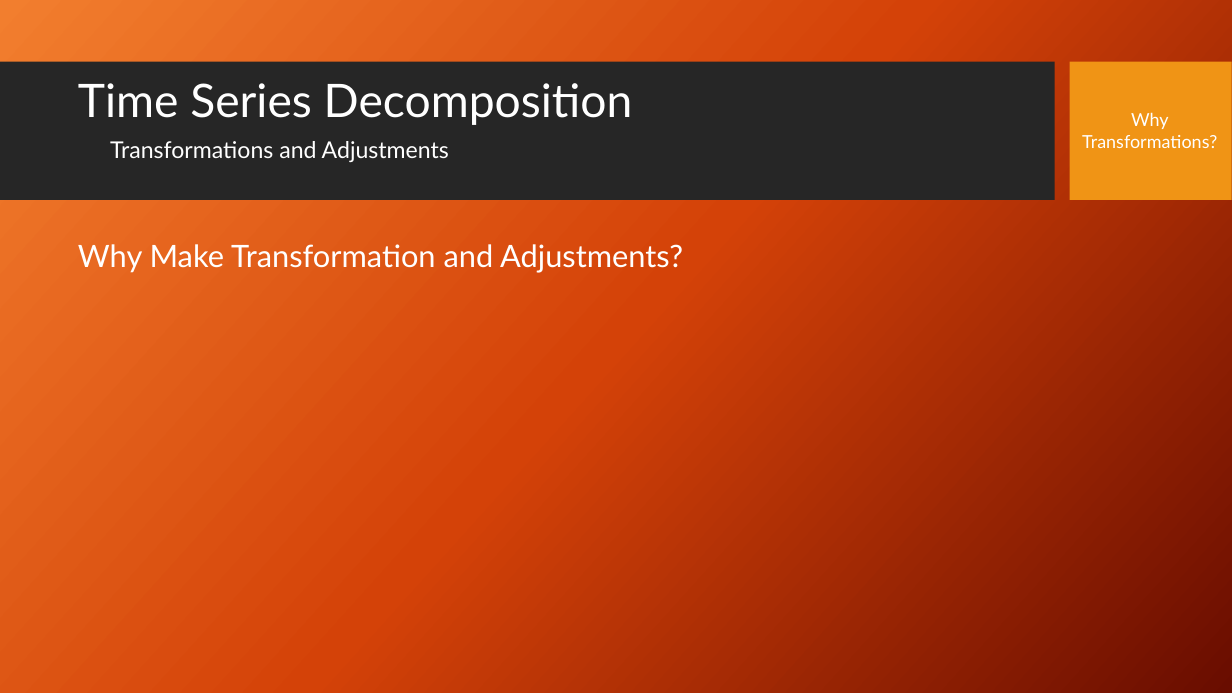
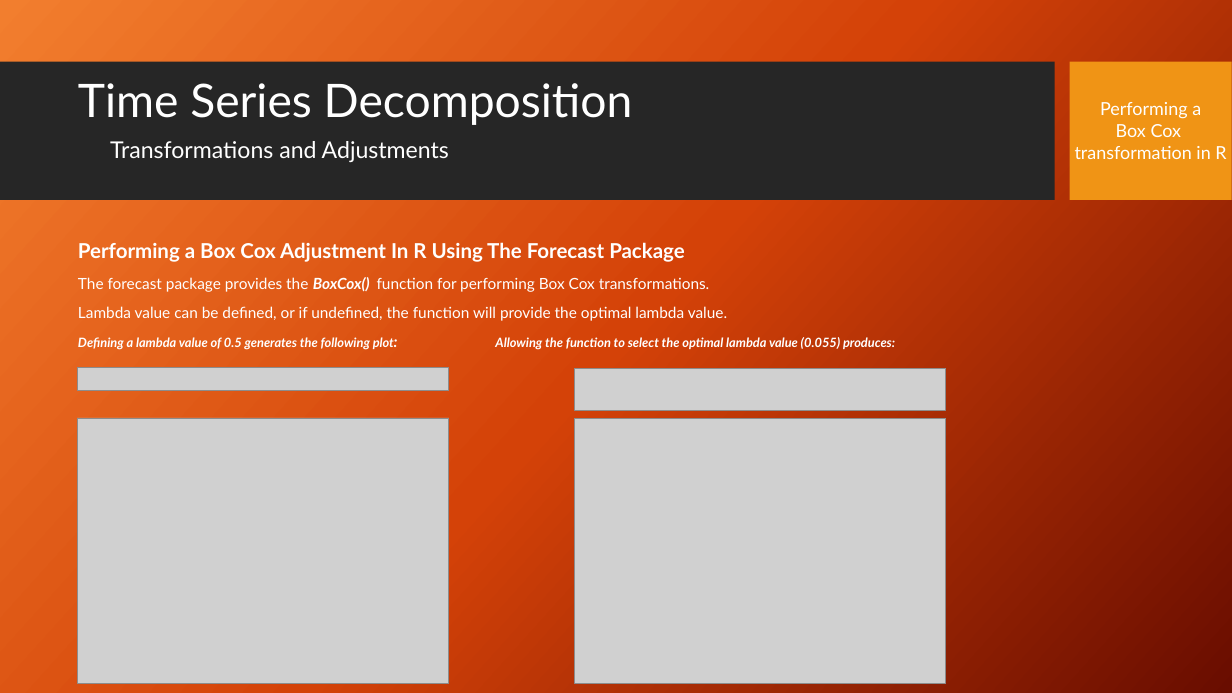
Before and after one commit to stephen-haslett/data-624, a slide deck: slide 2 of Data624TimeSeriesDecompPresentation.pptx. Drawn at 1232x693 pixels with LibreOffice and Linux fonts; fonts in the diff are those of the drawing; grey boxes stand for pictures; background and template pictures are left out. Boxes give left, top, right and bottom in pixels: in the first picture for what was removed or moved away, otherwise in the second. Text is boxed around its words. In the diff, an @@ line names an element or a change of style, - is before the commit and + after.

```diff
--- a/Data624TimeSeriesDecompPresentation.pptx
+++ b/Data624TimeSeriesDecompPresentation.pptx
@@ text at (1075,102,1226,159): text changed @@
-Why
-Transformations?
+Performing a
+Box Cox
+transformation in R
@@ text at (78,242,895,350): text changed; size 24 to 12 pt; bold on @@
-Why Make Transformation and Adjustments?
+Performing a Box Cox Adjustment In R Using The Forecast Package
+The forecast package provides the BoxCox() function for performing Box Cox transformations.
+Lambda value can be defined, or if undefined, the function will provide the optimal lambda value.
+Defining a lambda value of 0.5 generates the following plot: Allowing the function to select the optimal lambda value (0.055) produces:
@@ picture added at (78,368,449,391) @@
@@ picture added at (575,368,946,409) @@
@@ picture added at (78,418,449,683) @@
@@ picture added at (575,418,946,683) @@
```
Also in this commit, not shown: 6 other slides changed, 1 slide added.
